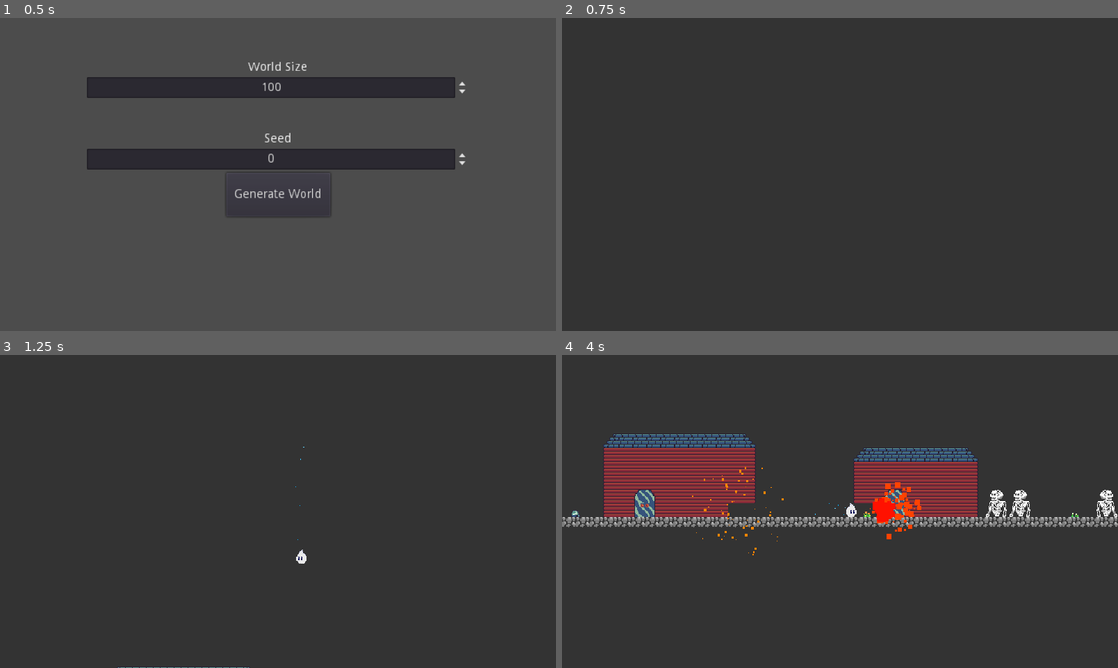
Above: before the commit, frames 1-4 (two rows, left to right).
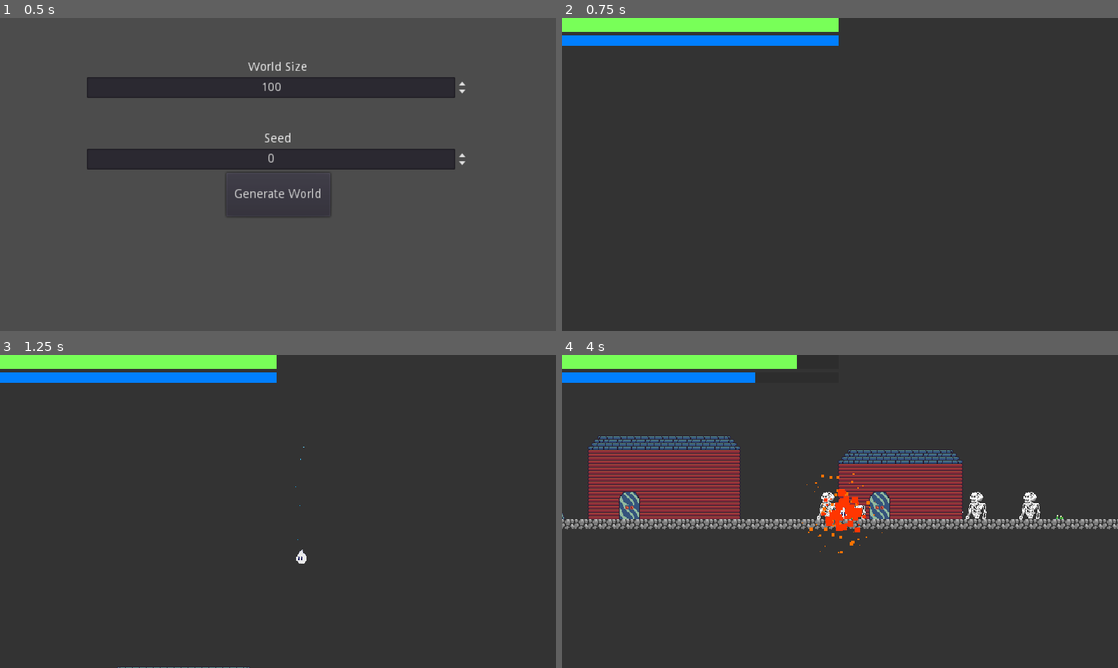
Above: after the commit, the same moments.

Repository: BoelaDW/Where-Souuls-Go-Sandbox
Game: Godot game, scene res://WorldGenerateMenu.tscn
Same seed, same stepped clock (60 frames per second), same inputs: the game is played once before the commit and once after it.
Inputs:
- Up to frame 1 (0.5 s): no input
- Up to frame 2 (0.75 s): click "Generate World" at 0.5 s
- Up to frame 3 (1.25 s): no input
- Up to frame 4 (4 s): tap Enter (ui_accept) at 1.25, 2.1, 2.27, 2.57, 3.6, 3.77 s; hold Enter (ui_accept) 1.28-2.03 s; hold Right (ui_right) 1.28-2.78 s; hold Left (ui_left) 2.78-3.53 s; hold Enter (ui_accept) 2.78-3.53 s; hold Right (ui_right) from 3.53 s (still down)

Frame 1 is identical in both runs. In frame 2, 3.9% of the frame differs, in the area x 0-50%, y 0-9%; in frame 3, 3.9%; in frame 4, 18%, in the area x 0-100%, y 0-64%.

Commit message:
Add files via upload

Diff:
--- a/Blocks/Block1.gd
+++ b/Blocks/Block1.gd
@@ -34,3 +34,15 @@
 
 
 	queue_free()
+
+
+
+
+func _on_VisibilityNotifier2D_screen_entered():
+	$Sprite.visible = true
+	$CollisionShape2D.disabled = false
+
+
+func _on_VisibilityNotifier2D_screen_exited():
+	$Sprite.visible = false
+	$CollisionShape2D.disabled = true
--- a/Blocks/Block1.tscn
+++ b/Blocks/Block1.tscn
@@ -18,3 +18,9 @@
 [node name="CollisionShape2D" type="CollisionShape2D" parent="."]
 position = Vector2( 8, 8 )
 shape = SubResource( 1 )
+
+[node name="VisibilityNotifier2D" type="VisibilityNotifier2D" parent="."]
+position = Vector2( 8, 8 )
+rect = Rect2( -8, -8, 16, 16 )
+[connection signal="screen_entered" from="VisibilityNotifier2D" to="." method="_on_VisibilityNotifier2D_screen_entered"]
+[connection signal="screen_exited" from="VisibilityNotifier2D" to="." method="_on_VisibilityNotifier2D_screen_exited"]
--- a/Blocks/Block2.tscn
+++ b/Blocks/Block2.tscn
@@ -20,3 +20,9 @@
 [node name="CollisionShape2D" type="CollisionShape2D" parent="."]
 position = Vector2( 8, 8 )
 shape = SubResource( 1 )
+
+[node name="VisibilityNotifier2D" type="VisibilityNotifier2D" parent="."]
+position = Vector2( 8, 8 )
+rect = Rect2( -8, -8, 16, 16 )
+[connection signal="screen_entered" from="VisibilityNotifier2D" to="." method="_on_VisibilityNotifier2D_screen_entered"]
+[connection signal="screen_exited" from="VisibilityNotifier2D" to="." method="_on_VisibilityNotifier2D_screen_exited"]
--- a/Blocks/Block2Corner.tscn
+++ b/Blocks/Block2Corner.tscn
@@ -20,3 +20,9 @@
 [node name="CollisionShape2D" type="CollisionShape2D" parent="."]
 position = Vector2( 8, 8 )
 shape = SubResource( 1 )
+
+[node name="VisibilityNotifier2D" type="VisibilityNotifier2D" parent="."]
+position = Vector2( 8, 8 )
+rect = Rect2( -8, -8, 16, 16 )
+[connection signal="screen_entered" from="VisibilityNotifier2D" to="." method="_on_VisibilityNotifier2D_screen_entered"]
+[connection signal="screen_exited" from="VisibilityNotifier2D" to="." method="_on_VisibilityNotifier2D_screen_exited"]
--- a/Blocks/Block3.tscn
+++ b/Blocks/Block3.tscn
@@ -21,3 +21,9 @@
 [node name="CollisionShape2D" type="CollisionShape2D" parent="."]
 position = Vector2( 8, 8 )
 shape = SubResource( 1 )
+
+[node name="VisibilityNotifier2D" type="VisibilityNotifier2D" parent="."]
+position = Vector2( 8, 8 )
+rect = Rect2( -8, -8, 16, 16 )
+[connection signal="screen_entered" from="VisibilityNotifier2D" to="." method="_on_VisibilityNotifier2D_screen_entered"]
+[connection signal="screen_exited" from="VisibilityNotifier2D" to="." method="_on_VisibilityNotifier2D_screen_exited"]
--- a/Blocks/Block3Corner.tscn
+++ b/Blocks/Block3Corner.tscn
@@ -20,3 +20,9 @@
 [node name="CollisionShape2D" type="CollisionShape2D" parent="."]
 position = Vector2( 8, 8 )
 shape = SubResource( 1 )
+
+[node name="VisibilityNotifier2D" type="VisibilityNotifier2D" parent="."]
+position = Vector2( 8, 8 )
+rect = Rect2( -8, -8, 16, 16 )
+[connection signal="screen_entered" from="VisibilityNotifier2D" to="." method="_on_VisibilityNotifier2D_screen_entered"]
+[connection signal="screen_exited" from="VisibilityNotifier2D" to="." method="_on_VisibilityNotifier2D_screen_exited"]
--- a/NPCs/BasicEnemy.gd
+++ b/NPCs/BasicEnemy.gd
@@ -14,59 +14,102 @@
 var canTurn = true
 var shouldFollowPlayer = 0
 
+
+#For attacking player
+var canAttack = true
+
+
+
+
+var isOnScreen = false
+
+
 func _ready():
 	$AnimationPlayer.play("Walk")
 	shouldFollowPlayer = randi()%100
-	GLOBAL.enemiesInLevel += 1
 
 func _physics_process(delta):
 
-	if shouldFollowPlayer > 80:
-
-		if GLOBAL.playerPos.x > self.global_position.x:
-			dir = 1
-		else:
-			dir = -1
-
-	if (self.global_position.y - GLOBAL.playerPos.y) > 800:
-		destroy()
 
 
 
-	if velocity.x > 0:
-		$RayCast2D.position.x = 8
-		$RayCast2D2.cast_to.x = 16
-		$Sprite.flip_h = false
-	else:
-		$Sprite.flip_h = true
-		$RayCast2D.position.x = -8
-		$RayCast2D2.cast_to.x = -16
+
+	if isOnScreen:
+		if shouldFollowPlayer > 80:
+
+			if GLOBAL.playerPos.x > self.global_position.x:
+				dir = 1
+			else:
+				dir = -1
+
+		if (self.global_position.y - GLOBAL.playerPos.y) > 800:
+			destroy()
 
 
-	velocity.x = WALK_SPEED * dir
 
-	velocity.y += GRAVITY
+		if velocity.x > 0:
+			$RayCast2D.position.x = 8
+			$RayCast2D2.cast_to.x = 16
+			$Sprite.flip_h = false
+		else:
+			$Sprite.flip_h = true
+			$RayCast2D.position.x = -8
+			$RayCast2D2.cast_to.x = -16
 
-	velocity = move_and_slide(velocity,FLOOR)
 
-	if not $RayCast2D.is_colliding() and canTurn:
-		dir *= -1
-		canTurn = false
-		$TurnTimer.start()
+		velocity.x = WALK_SPEED * dir
 
-	if $RayCast2D2.is_colliding():
-		dir *= -1
+		velocity.y += GRAVITY
+
+		velocity = move_and_slide(velocity,FLOOR)
+
+		if not $RayCast2D.is_colliding() and canTurn:
+			dir *= -1
+			canTurn = false
+			$TurnTimer.start()
+
+		if $RayCast2D2.is_colliding():
+			dir *= -1
+
+
+
+		if hp <= 0:
+			if GLOBAL.playerHP < 100:
+				GLOBAL.playerHP += 5
+			queue_free()
+
+
+
+
+
+
+
+func attackPlayer():
+	if canAttack:
+		GLOBAL.playerHP -= 5
+		canAttack = false
+		$AttackTimer.start()
+
 
 
 
 func destroy():
-	GLOBAL.enemiesInLevel -= 1
-	GLOBAL.enemiesKilled += 1
-	print(GLOBAL.enemiesInLevel)
-	queue_free()
+	hp -= 5
 
 
 
 
 func _on_TurnTimer_timeout():
 	canTurn = true
+
+func _on_VisibilityNotifier2D_screen_exited():
+	isOnScreen = false
+	dir *= -1
+
+
+func _on_VisibilityNotifier2D_screen_entered():
+	isOnScreen = true
+
+
+func _on_AttackTimer_timeout():
+	canAttack = true
--- a/NPCs/BasicEnemy.tscn
+++ b/NPCs/BasicEnemy.tscn
@@ -59,4 +59,15 @@
 [node name="RayCast2D2" type="RayCast2D" parent="."]
 enabled = true
 cast_to = Vector2( 16, 0 )
+
+[node name="VisibilityNotifier2D" type="VisibilityNotifier2D" parent="."]
+position = Vector2( 0, -1.66893e-06 )
+scale = Vector2( 1, 1.57078 )
+
+[node name="AttackTimer" type="Timer" parent="."]
+wait_time = 0.5
+one_shot = true
 [connection signal="timeout" from="TurnTimer" to="." method="_on_TurnTimer_timeout"]
+[connection signal="screen_entered" from="VisibilityNotifier2D" to="." method="_on_VisibilityNotifier2D_screen_entered"]
+[connection signal="screen_exited" from="VisibilityNotifier2D" to="." method="_on_VisibilityNotifier2D_screen_exited"]
+[connection signal="timeout" from="AttackTimer" to="." method="_on_AttackTimer_timeout"]
--- a/Player/Player.gd
+++ b/Player/Player.gd
@@ -22,7 +22,8 @@
 onready var PROJECTILE = preload("res://Player/Projectile.tscn")
 
 func _ready():
-	pass
+	$PowerRegenTimer.start()
+	add_to_group("Player")
 
 
 func getInput():
@@ -41,7 +42,7 @@
 
 		velocity.y = JUMP_FORCE
 
-	if Input.is_action_pressed("ui_accept") and canFire:
+	if Input.is_action_pressed("ui_accept") and canFire and GLOBAL.playerPower > 0:
 		var projectile = PROJECTILE.instance()
 		projectile.dir = dir
 		projectile.velocity.x += velocity.x
@@ -49,7 +50,7 @@
 		projectile.global_position = $FirePosition.global_position
 		canFire = false
 		$CanFireTimer.start()
-
+		GLOBAL.playerPower -= 5
 		shakeCamera()
 
 
@@ -57,6 +58,21 @@
 func _physics_process(delta):
 
 	getInput()
+
+
+
+
+	if $Area2D.get_overlapping_bodies() != []:
+		for body in $Area2D.get_overlapping_bodies():
+			if body is Enemy:
+				body.attackPlayer()
+
+
+
+
+
+
+
 
 
 
@@ -108,3 +124,9 @@
 	else:
 		shakeProgress = 0
 		$Camera2D.offset = Vector2()
+
+
+func _on_PowerRegenTimer_timeout():
+	if GLOBAL.playerPower < 100:
+		GLOBAL.playerPower += 5
+	$PowerRegenTimer.start()
--- a/Player/Player.tscn
+++ b/Player/Player.tscn
@@ -1,7 +1,8 @@
-[gd_scene load_steps=7 format=2]
+[gd_scene load_steps=9 format=2]
 
 [ext_resource path="res://Player/Player.gd" type="Script" id=1]
 [ext_resource path="res://Player/wisp1 (1).png" type="Texture" id=2]
+[ext_resource path="res://UI/GUI.tscn" type="PackedScene" id=3]
 
 [sub_resource type="CircleShape2D" id=1]
 radius = 6.0
@@ -22,6 +23,8 @@
 orbit_velocity = 0.0
 orbit_velocity_random = 0.0
 color_ramp = SubResource( 3 )
+
+[sub_resource type="RectangleShape2D" id=5]
 
 [node name="Player" type="KinematicBody2D"]
 collision_layer = 3
@@ -57,6 +60,10 @@
 current = true
 smoothing_enabled = true
 
+[node name="CanvasLayer" type="CanvasLayer" parent="Camera2D"]
+
+[node name="GUI" parent="Camera2D/CanvasLayer" instance=ExtResource( 3 )]
+
 [node name="FirePosition" type="Position2D" parent="."]
 position = Vector2( -8, 0 )
 
@@ -67,5 +74,15 @@
 [node name="ShakeTimer" type="Timer" parent="."]
 wait_time = 0.05
 one_shot = true
+
+[node name="PowerRegenTimer" type="Timer" parent="."]
+wait_time = 0.5
+one_shot = true
+
+[node name="Area2D" type="Area2D" parent="."]
+
+[node name="CollisionShape2D" type="CollisionShape2D" parent="Area2D"]
+shape = SubResource( 5 )
 [connection signal="timeout" from="CanFireTimer" to="." method="_on_CanFireTimer_timeout"]
 [connection signal="timeout" from="ShakeTimer" to="." method="_on_ShakeTimer_timeout"]
+[connection signal="timeout" from="PowerRegenTimer" to="." method="_on_PowerRegenTimer_timeout"]
--- /dev/null
+++ b/UI/GUI.gd
@@ -0,0 +1,10 @@
+extends MarginContainer
+
+func _ready():
+	pass
+
+
+func _physics_process(delta):
+
+	$GridContainer/VBoxLT/HPBar.value = GLOBAL.playerHP
+	$GridContainer/VBoxLT/PowerBar.value = GLOBAL.playerPower
--- /dev/null
+++ b/UI/GUI.tscn
@@ -0,0 +1,71 @@
+[gd_scene load_steps=6 format=2]
+
+[ext_resource path="res://UI/GUI.gd" type="Script" id=1]
+
+[sub_resource type="StyleBoxFlat" id=3]
+bg_color = Color( 0.47451, 1, 0.34902, 1 )
+
+[sub_resource type="StyleBoxFlat" id=4]
+bg_color = Color( 0, 0, 0, 0.133333 )
+
+[sub_resource type="StyleBoxFlat" id=1]
+bg_color = Color( 0, 0.501961, 1, 1 )
+
+[sub_resource type="StyleBoxFlat" id=2]
+bg_color = Color( 0, 0, 0, 0.133333 )
+
+[node name="GUI" type="MarginContainer"]
+anchor_right = 1.0
+anchor_bottom = 1.0
+script = ExtResource( 1 )
+
+[node name="GridContainer" type="GridContainer" parent="."]
+margin_right = 640.0
+margin_bottom = 360.0
+columns = 2
+
+[node name="VBoxLT" type="VBoxContainer" parent="GridContainer"]
+margin_right = 318.0
+margin_bottom = 178.0
+size_flags_horizontal = 3
+size_flags_vertical = 3
+
+[node name="HPBar" type="ProgressBar" parent="GridContainer/VBoxLT"]
+margin_right = 318.0
+margin_bottom = 16.0
+rect_min_size = Vector2( 0, 16 )
+custom_styles/fg = SubResource( 3 )
+custom_styles/bg = SubResource( 4 )
+step = 1.0
+percent_visible = false
+
+[node name="PowerBar" type="ProgressBar" parent="GridContainer/VBoxLT"]
+margin_right = 30.0
+margin_bottom = 32.0
+rect_min_size = Vector2( 0, 12 )
+custom_styles/fg = SubResource( 1 )
+custom_styles/bg = SubResource( 2 )
+step = 1.0
+percent_visible = false
+
+[node name="VBoxRT" type="VBoxContainer" parent="GridContainer"]
+margin_left = 322.0
+margin_right = 640.0
+margin_bottom = 178.0
+size_flags_horizontal = 3
+size_flags_vertical = 3
+
+[node name="VBoxLB" type="VBoxContainer" parent="GridContainer"]
+margin_top = 182.0
+margin_right = 318.0
+margin_bottom = 360.0
+size_flags_horizontal = 3
+size_flags_vertical = 3
+
+[node name="VBoxRB" type="VBoxContainer" parent="GridContainer"]
+margin_left = 322.0
+margin_top = 182.0
+margin_right = 640.0
+margin_bottom = 360.0
+size_flags_horizontal = 3
+size_flags_vertical = 3
--- a/World.gd
+++ b/World.gd
@@ -37,9 +37,7 @@
 
 
 func _ready():
-	GLOBAL.enemiesInLevel = 0
-	GLOBAL.enemiesKilled = 0
-	GLOBAL.allBlocksExplode = false
+
 
 
 
@@ -181,7 +179,6 @@
 				pass
 			#all the normal blocks
 			else:
-
 				var block = BLOCK_3_SCENE.instance()
 				buildingBase.add_child(block)
 				block.global_position.x = buildingBlockX
--- a/global.gd
+++ b/global.gd
@@ -7,17 +7,12 @@
 
 var playerPos = Vector2()
 
-var enemiesInLevel = 0
-var enemiesKilled = 0
+var playerHP = 100
+var playerPower = 100
 
-var allBlocksExplode = false
 
 #----------------------------------------------
 
-
-func _physics_process(delta):
-	if enemiesInLevel <= 0 and enemiesKilled > 2:
-		allBlocksExplode = true
 
 
 
